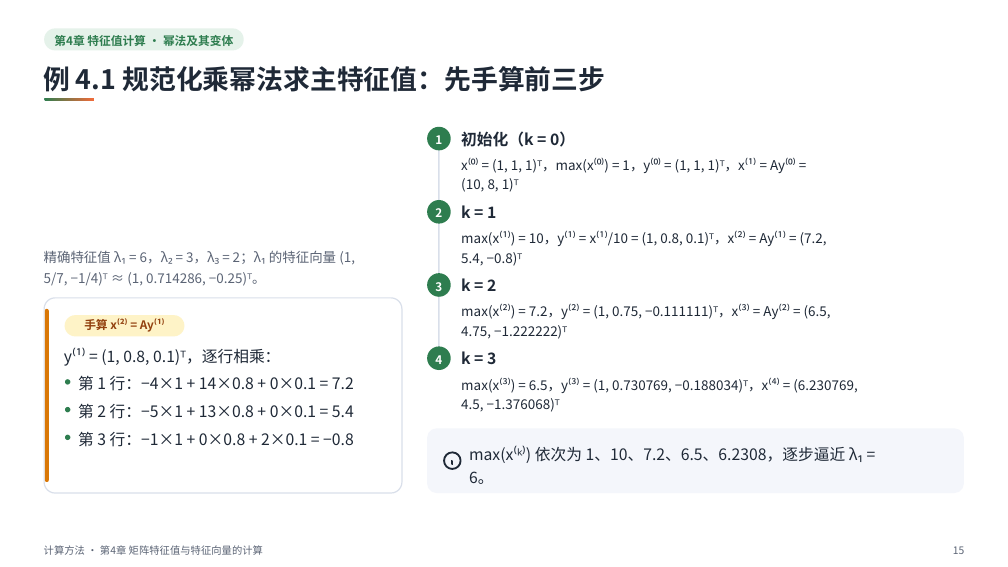
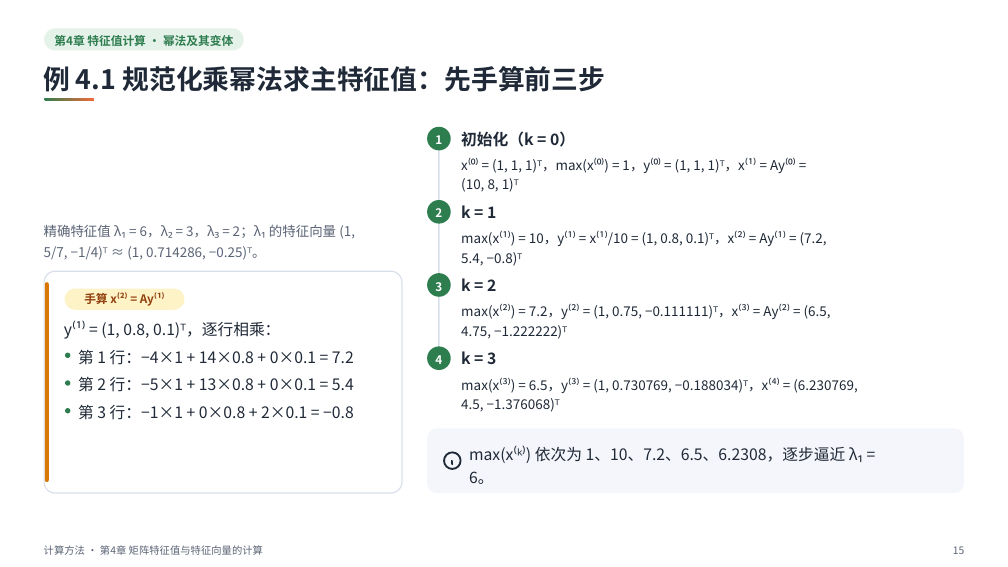
Before and after one commit to sweetcornna/JLU-remake, a slide deck: slide 15 of 大二下/计算方法（by陈广广）/重制版PPT/第4章 矩阵特征值与特征向量的计算（重制版）.pptx. Drawn at 1008x567 pixels with LibreOffice and Linux fonts; fonts in the diff are those of the drawing. Boxes give left, top, right and bottom in pixels: in the first picture for what was removed or moved away, otherwise in the second. Text is boxed around its words. In the diff, an @@ line names an element or a change of style, - is before the commit and + after.

```diff
--- a/大二下/计算方法（by陈广广）/重制版PPT/第4章 矩阵特征值与特征向量的计算（重制版）.pptx
+++ b/大二下/计算方法（by陈广广）/重制版PPT/第4章 矩阵特征值与特征向量的计算（重制版）.pptx
@@ rounded rectangle resized from (x1=44, y1=298, x2=402, y2=493) to (x1=44, y1=271, x2=402, y2=493) @@
@@ rounded rectangle at (x1=44, y1=271, x2=402, y2=493): proportions changed @@
@@ rounded rectangle resized from (x1=45, y1=309, x2=48, y2=482) to (x1=45, y1=282, x2=48, y2=482) @@
@@ 6 texts, 1 ellipse, 1 rounded rectangle moved together from (x1=44, y1=250, x2=355, y2=447) to (x1=44, y1=224, x2=355, y2=420) @@
@@ ellipse moved from (x1=65, y1=380, x2=70, y2=385) to (x1=65, y1=352, x2=70, y2=358) @@
```
Also in this commit, not shown: 36 other slides changed, 21 other files.
